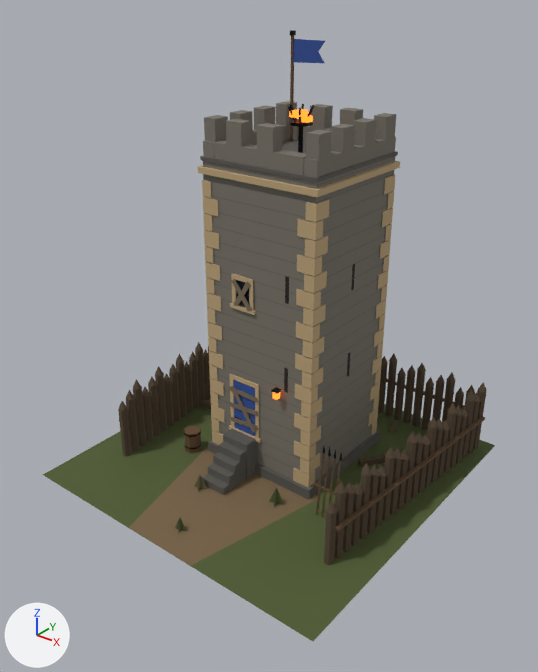
An edit to the glTF model game/assets/modelle/wachturm.glb, drawn before and after from the same camera.
Rendered twice from a camera (50 mm lens) standing at (14.2, -18.2, 16.3) and looking at (0.3, -0.8, 5.5). Arrows for +X, +Y and +Z are at lower left; the lights stay in place. The older version comes first. Vertices at exactly the same position are counted once.

In view in the first picture: 'Arbeit', 'Fahne', 'Haus', 'Leerstand'.
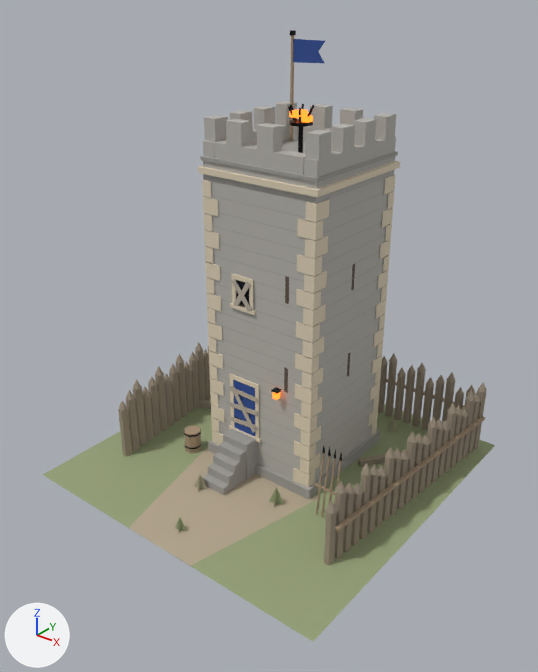
Edits to the bpy script that builds the scene:
```text
Change mat_hausfarbe:
    where n0 = _N.new('ShaderNodeBsdfPrincipled'); n0.name = 'Principled BSDF'
    remove n0.inputs[0].default_value = (0.0272, 0.0732, 0.296, 1.0)  # 'Base Color', blue #2e4c94
    add n2 = _N.new('ShaderNodeMix'); n2.name = 'Mix'
    add n2.data_type = 'RGBA'
    add n2.blend_type = 'MULTIPLY'
    add n2.inputs[0].default_value = 1.0  # 'Factor'
    add n2.inputs[7].default_value = (0.0272, 0.0732, 0.296, 1.0)  # 'B', blue #2e4c94
    add n3 = _N.new('ShaderNodeVertexColor'); n3.name = 'Color Attribute'
    add _L.new(n2.outputs[2], n0.inputs[0])  # 'Result' to 'Base Color'
    add _L.new(n3.outputs[0], n2.inputs[6])  # 'Color' to 'A'
Add mat_farben:
    mat_farben = bpy.data.materials.new('Farben')
    mat_farben.use_nodes = True; mat_farben.node_tree.nodes.clear()
    _N = mat_farben.node_tree.nodes; _L = mat_farben.node_tree.links
    n0 = _N.new('ShaderNodeBsdfPrincipled'); n0.name = 'Principled BSDF'
    n0.inputs[2].default_value = 0.9  # 'Roughness'
    n1 = _N.new('ShaderNodeOutputMaterial'); n1.name = 'Material Output'
    n2 = _N.new('ShaderNodeVertexColor'); n2.name = 'Color Attribute'
    _L.new(n0.outputs[0], n1.inputs[0])  # 'BSDF' to 'Surface'
    _L.new(n2.outputs[0], n0.inputs[0])  # 'Color' to 'Base Color'
Change me_arbeit:
    where me_arbeit.from_pydata(...)  # 268 vertices, 348 faces; spans x -4.27..3.9, y -1.71..3.2, z 0.0..12.51
    me_arbeit part 1: 98 faces spanning x -4.27..3.9, y -1.7..1.93, z 0.0..2.4 switch from mat_holz (brown #61472e) to mat_farben
    remove me_arbeit.materials.append(mat_scheitholz)  # brown #997a54
    remove me_arbeit.materials.append(mat_rinde)  # brown #4c3826
Change me_haus:
    where me_haus.from_pydata(...)  # 2611 vertices, 2654 faces; spans x -6.0..6.0, y -6.0..6.0, z 0.0..12.62
    me_haus part 2: 2 faces spanning x -6.0..6.0, y -6.0..6.0, z 0.01 switch from mat_gras (dark green #4f5c30) to mat_farben
    me_haus part 3: 2 faces spanning x -2.6..2.6, y -6.0..-0.8, z 0.01 switch from mat_erde_hell (brown #786347) to mat_farben
    me_haus part 4: 70 faces spanning x -2.35..2.35, y -2.8..3.55, z 0.0..11.12 switch from mat_bruchstein_dunkel (dark grey #595752) to mat_farben
    me_haus part 5: 168 faces spanning x -2.2..2.2, y -1.0..3.4, z 0.4..12.32 switch from mat_bruchstein (grey #787369) to mat_farben
    me_haus part 6: 168 faces spanning x -2.2..2.2, y -1.0..3.4, z 0.89..10.91 switch from mat_fuge (dark grey #66635e) to mat_farben
    me_haus part 7: 80 faces spanning x -2.21..2.21, y -1.01..3.41, z 3.8..7.9 switch from mat_loch (black #1c140f) to mat_farben
    me_haus part 8: 482 faces spanning x -2.32..2.32, y -1.12..3.52, z 0.4..10.8 switch from mat_sandstein (beige #bda37a) to mat_farben
    me_haus part 9: 1518 faces spanning x -5.57..5.57, y -3.37..5.57, z 0.0..2.85 switch from mat_holz_alt (brown #544533) to mat_farben
    me_haus part 10: 30 faces spanning x -5.68..5.68, y -3.23..5.68, z 1.35..1.45 switch from mat_holz (brown #61472e) to mat_farben
Change me_leerstand:
    where me_leerstand.from_pydata(...)  # 107 vertices, 92 faces; spans x -5.04..4.09, y -5.21..4.66, z 0.0..7.37
    me_leerstand part 11: all 48 faces that had it switch from mat_bretter (brown #756957) to mat_farben
    me_leerstand part 12: all 30 faces that had it switch from mat_holz_alt (brown #544533) to mat_farben
    me_leerstand part 13: all 8 faces that had it switch from mat_moos (dark yellow #666342) to mat_farben
    me_leerstand part 14: all 6 faces that had it switch from mat_gras (dark green #4f5c30) to mat_farben
```

Changed parts and their boxes (x1, y1, x2, y2) in the pictures (538 x 672 px):
'Haus', recoloured, surface changed (lighter): (43, 101, 495, 641) in both
'Fahne', recoloured (lighter): (290, 32, 297, 141) in both
part 1 of me_arbeit, recoloured: (184, 426, 342, 517) in both
part 2 of me_haus, recoloured (dark green to green): (43, 399, 495, 641) in both
part 3 of me_haus, recoloured (brown to beige): (129, 447, 318, 566) in both
part 4 of me_haus, recoloured: (200, 139, 398, 500) in both
part 5 of me_haus, recoloured (lighter): (203, 101, 396, 481) in both
part 6 of me_haus, recoloured: (203, 158, 395, 470) in both
part 7 of me_haus, recoloured: (284, 264, 355, 393) in both
part 8 of me_haus, recoloured (lighter): (198, 161, 400, 488) in both
part 9 of me_haus, recoloured (lighter): (118, 342, 487, 566) in both
part 10 of me_haus, recoloured: (119, 378, 485, 532) in both
part 11 of me_leerstand, recoloured (brown to grey): (230, 279, 258, 433) in both
part 12 of me_leerstand, recoloured: (199, 400, 406, 467) in both
part 13 of me_leerstand, recoloured: before (194, 417, 399, 491); after (194, 475, 284, 507)
part 14 of me_leerstand, recoloured: before (175, 487, 284, 533); after (175, 417, 399, 533)
